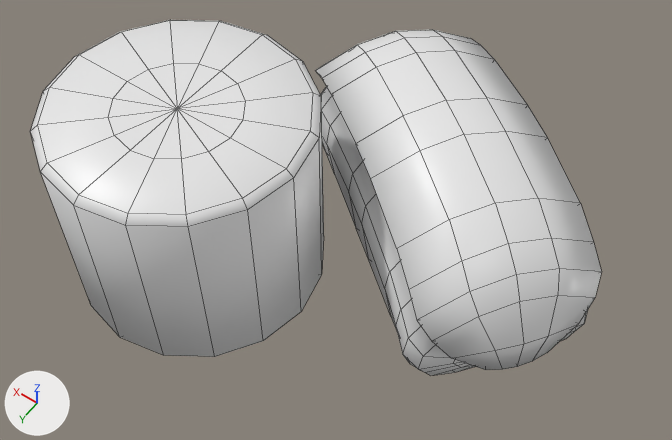
The FBX model Assets/Models/Recipes/sushi.fbx, before and after one commit.
Before and after are seen from a 50 mm lens placed at (-0.661, 1.001, 1.395), pointed at (-0.004, 0.08, -0.052). Arrows for +X, +Y and +Z are at lower left; the lights stay in place. Mesh edges are drawn as thin lines.

In view in the first picture: 'sushi2'.
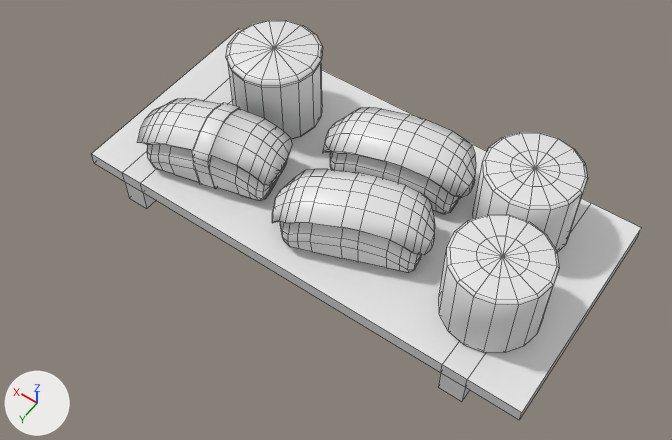
What differs and where, as boxes (x1, y1, x2, y2) in the pictures (672 x 440 px; the box of a moved part takes in the faces that stretch with it):
'sushi2', reshaped, moved, rescaled (12% taller)
    before: (31, 20, 602, 376)
    after: (92, 20, 641, 420)
part 1 of me_cylinder, moved or reshaped
    before: (31, 20, 324, 357)
    after: (439, 214, 559, 353)
part 2 of me_cylinder, moved or reshaped
    before: (315, 30, 602, 376)
    after: (272, 169, 435, 273)
part 3 of me_cylinder, added
    after: (323, 107, 476, 214)
part 4 of me_cylinder, added
    after: (473, 132, 588, 252)
part 5 of me_cylinder, added
    after: (138, 98, 293, 201)
part 6 of me_cylinder, added
    after: (226, 20, 323, 139)
part 7 of me_cylinder, added
    after: (92, 29, 641, 420)

The change in detail:
Material 'Material.002' (mat_material_002) is new.
Its base color is (0.8, 0.8, 0.8) (white #e7e7e7).
Its roughness is 0.4.
Material 'Material.005' (mat_material_005) is new.
Its base color is (0.8, 0.8, 0.8) (white #e7e7e7).
Its roughness is 0.4.
Material 'Material.006' (mat_material_006) is new.
Its base color is (0.8, 0.8, 0.8) (white #e7e7e7).
Its roughness is 0.4.
Material 'Material.004' (mat_material_004) is new.
Its base color is (0.8, 0.8, 0.8) (white #e7e7e7).
Its roughness is 0.4.
Material 'Material.003' (mat_material_003) is new.
Its base color is (0.8, 0.8, 0.8) (white #e7e7e7).
Its roughness is 0.4.
me_cylinder is used by ob_sushi2; location (0.0, 0.0, 0.0); rotation (1.571, 0.0, 0.0), in degrees (90, 0, 0); scale (0.01, 0.01, 0.01).
me_cylinder had 368 vertices, 396 faces and spanned x -50.1..49.9, y -21.9..22.4, z -47.1..47.8.
me_cylinder now has 1142 vertices, 1224 faces and spans x -100.0..100.0, y 13.4..286.7, z -109.5..109.5.
me_cylinder part 1: the loose piece of 98 vertices spanning x -1.4..49.9, y -21.6..22.4, z -47.1..4.1 is scaled about its middle by (0.738, 3.9, 1.69), then moved by (-95.2, 185.4, -20.3).
me_cylinder part 2: the loose piece of 270 vertices spanning x -50.1..27.5, y -21.9..14.5, z -21.5..47.8 is multiplied about its middle by the matrix ((0.387, 0.0, 0.628), (0.0, 3.902, 0.0), (-1.437, 0.0, 0.885)), then moved by (-1.0, 173.6, -59.4).
me_cylinder part 3: the loose piece of 270 vertices spanning x -50.1..27.5, y -21.9..14.5, z -21.5..47.8 is copied, and the copy is multiplied about its middle by the matrix ((0.484, 0.0, 0.558), (0.0, 3.902, 0.0), (-1.275, 0.0, 1.106)), then moved by (2.0, 173.6, 22.0), in mat_material_002 (white #e7e7e7); it spans x -39.4..22.1, y 99.0..240.7, z -5.8..78.4.
me_cylinder part 4: the loose piece of 98 vertices spanning x -1.4..49.9, y -21.6..22.4, z -47.1..4.1 is copied, and the copy is scaled about its middle by (0.738, 3.9, 1.69), then moved by (-85.5, 185.4, 73.6), in mat_material_003 (white #e7e7e7); it spans x -80.1..-42.3, y 99.9..271.7, z 8.8..95.3.
me_cylinder part 5: a new loose piece of 276 vertices spanning x 23.2..84.3, y 96.7..243.4, z -94.2..-6.0, in mat_material_005 (white #e7e7e7).
me_cylinder part 6: a new loose piece of 98 vertices spanning x 33.1..72.1, y 99.9..286.7, z -6.8..82.2, in mat_material_004 (white #e7e7e7).
me_cylinder part 7: a new loose piece of 32 vertices spanning x -100.0..100.0, y 13.4..100.0, z -109.5..109.5, in mat_material_006 (white #e7e7e7).
me_cylinder now uses material mat_material_006 (white #e7e7e7).
me_cylinder now uses material mat_material_002 (white #e7e7e7).
me_cylinder now uses material mat_material_003 (white #e7e7e7).
me_cylinder now uses material mat_material_004 (white #e7e7e7).
me_cylinder now uses material mat_material_005 (white #e7e7e7).
Object 'sushi2' (ob_sushi2) moves from (0.0, 0.0, 0.0) to (0.0, 0.001, -0.133).
Object 'sushi2' (ob_sushi2) is rescaled from (0.01, 0.01, 0.01) to (0.00502, 0.000949, 0.00219).
